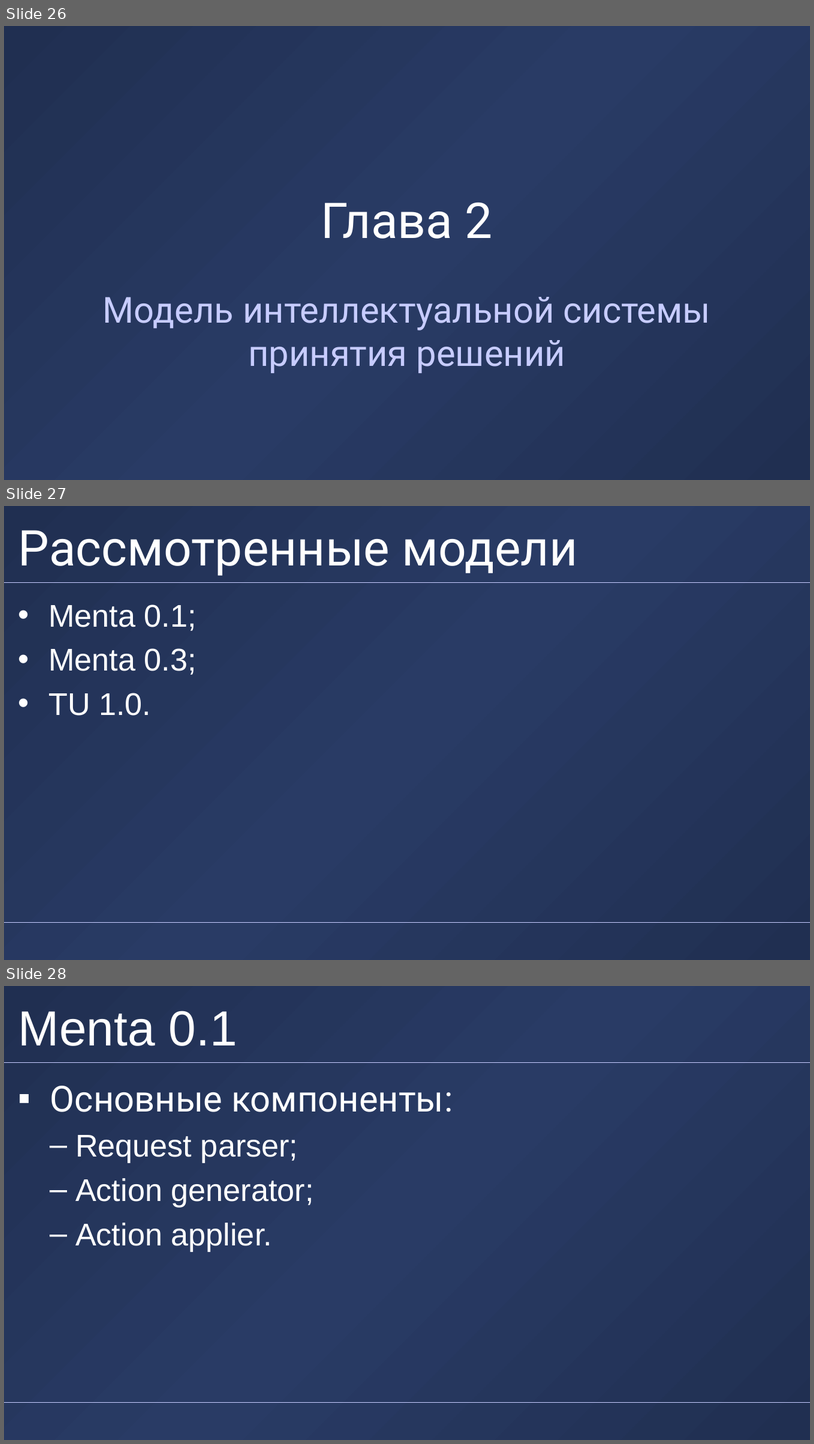
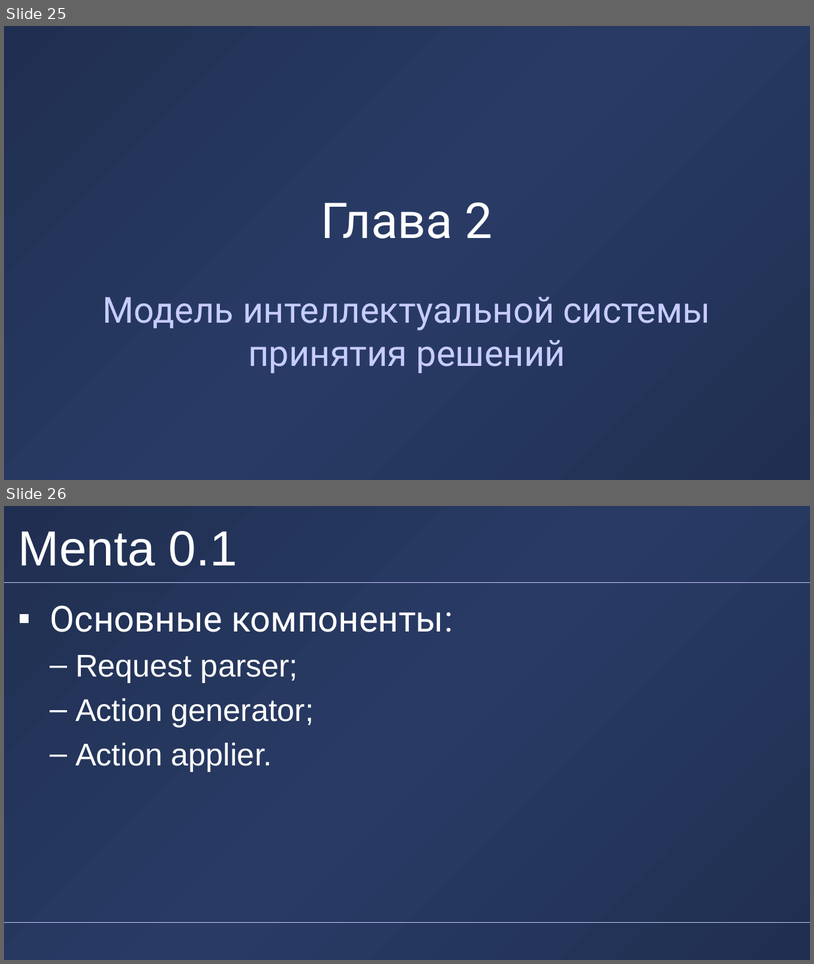
Before and after one commit to alexander-toschev/alexander-toschev, a slide deck: Disser/Presentation/DUBNAPresentationX-short.pptx. Shown one above the other, each under a label of ours: slides 26, 27 and 28 before the commit, slides 25 and 26 after it. The pictures are 814x1444 and 814x964 pixels, drawn with LibreOffice and Linux fonts; fonts in the diff are those of the drawing; background and template pictures are left out. Boxes give left, top, right and bottom in pixels: in the first picture for what was removed or moved away, otherwise in the second. Text is boxed around its words. In the diff, an @@ line names an element or a change of style, - is before the commit and + after.

```diff
--- a/Disser/Presentation/DUBNAPresentationX-short.pptx
+++ b/Disser/Presentation/DUBNAPresentationX-short.pptx
@@ slide 27 removed at [4,506,810,960], background gradient #202F51 to #293B65; not listed: 2 template elements that a slide beside it also shows @@
@@ title removed at [18,530,578,576] @@
-Рассмотренные модели
@@ text removed at [48,604,197,715] @@
-• Menta 0.1;
-• Menta 0.3;
-• TU 1.0.
@@ what was slide 26 is now slide 25 @@
@@ what was slide 28 is now slide 26 @@
```
Also in this commit, not shown: 4 slides changed, 7 slides added, 5 other slides removed.
